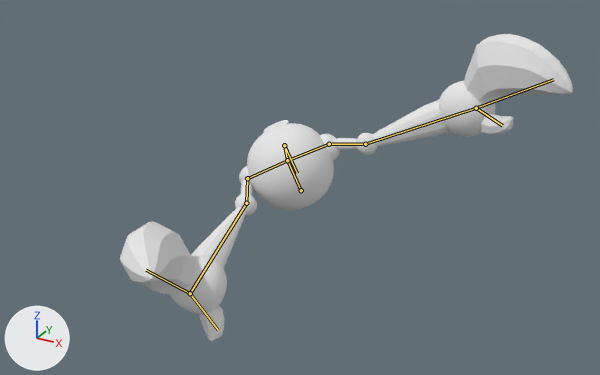
An edit to the Blender file TaohBlender/krab_new.blend, drawn before and after from the same camera.
Camera for both pictures: a 50 mm camera at (6.97, -10.34, 7.34) aimed at (1.48, -0.34, 2.34). The lights are fixed; the arrows at lower left show +X, +Y and +Z. Both versions are drawn at frame 21 of the action 'attack_one_side'; the numbers are the values there. The bones that bend it are drawn over the model as lines.
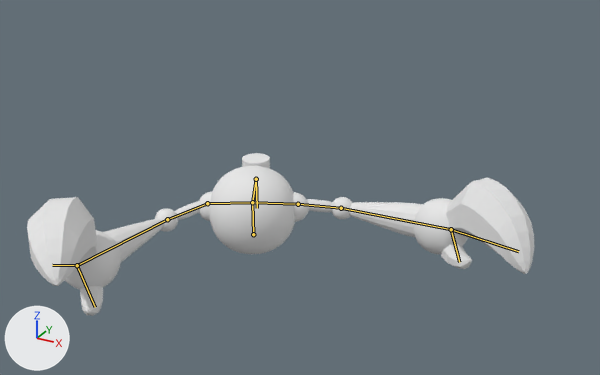
What differs and where, as boxes (x1, y1, x2, y2) in the pictures (600 x 375 px):
'Cube.006', posed (12% wider, 47% shorter): before (120, 34, 573, 341); after (27, 153, 534, 316)
bone 'Root', root to tip: before (301, 190) to (287, 160); after (253, 234) to (252, 202)
bone 'bicep.l', root to tip: before (329, 144) to (365, 144); after (298, 204) to (341, 208)
bone 'arm.l', root to tip: before (365, 144) to (476, 108); after (341, 208) to (451, 229)
bone 'bicep.r', root to tip: before (247, 178) to (246, 203); after (207, 203) to (167, 219)
bone 'arm.r', root to tip: before (246, 203) to (190, 293); after (167, 219) to (77, 265)
bone 'claw.big.r', root to tip: before (190, 293) to (146, 270); after (77, 265) to (52, 265)
bone 'claw.small.r', root to tip: before (190, 293) to (218, 330); after (77, 265) to (95, 307)

The change in detail:
Bone 'Root' (bone_root) moves from (0.482, 0.624, -0.848) to (0.006, 0.0, -0.002).
Bone 'Root' (bone_root) turns from (8, 32, 27) to (0, 28, 1) degrees about its own x, y and z.
Bone 'bicep.l' (bone_bicep_l) turns from (0, 0, 0) to (-11, -3, 47) degrees about its own x, y and z.
Bone 'arm.l' (bone_arm_l) turns from (-1, -2, 59) to (0, 0, 0) degrees about its own x, y and z.
Bone 'bicep.r' (bone_bicep_r) turns from (39, 6, 17) to (-7, 0, -1) degrees about its own x, y and z.
Bone 'arm.r' (bone_arm_r) turns from (-3, 1, -60) to (1, -4, -7) degrees about its own x, y and z.
Bone 'claw.big.r' (bone_claw_big_r) turns from (-34, -13, -3) to (-20, 5, 3) degrees about its own x, y and z.
Bone 'claw.small.r' (bone_claw_small_r) turns from (37, -6, 26) to (17, 1, -2) degrees about its own x, y and z.
